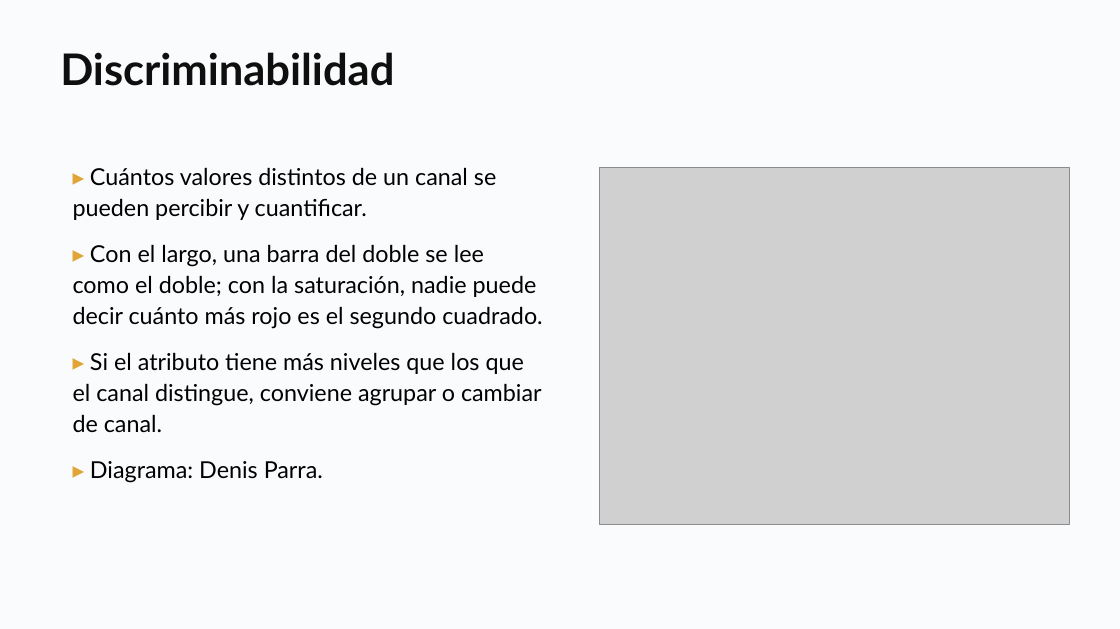
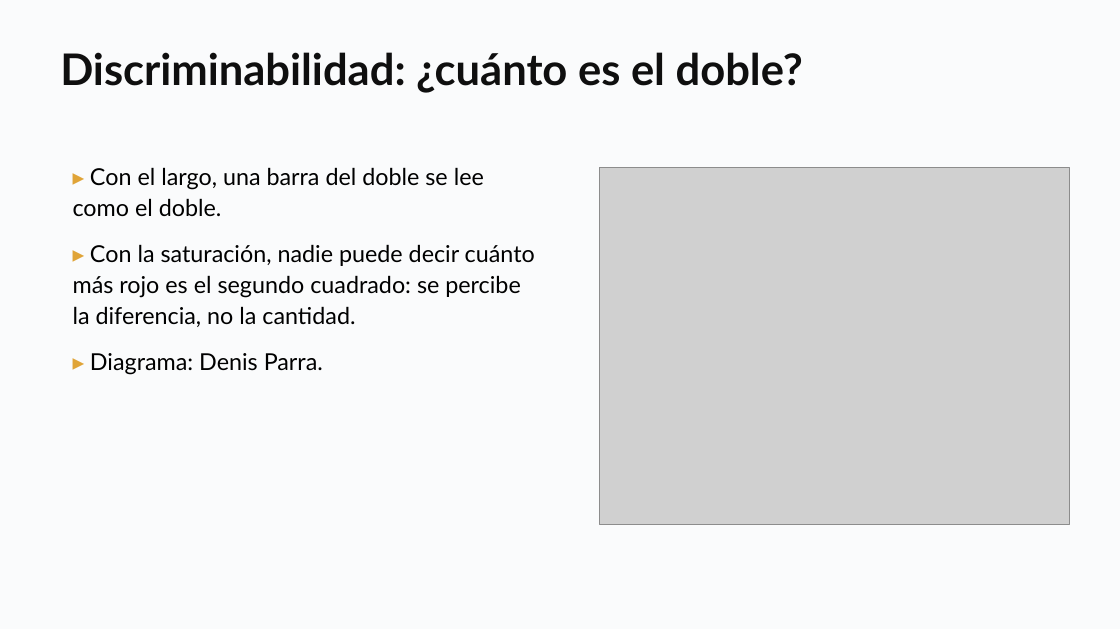
Before and after one commit to daniopitz/cienciadatos, a slide deck: slide 12 of presentaciones/clase03_visualizacion_eda.pptx (slide 11 before the commit). Drawn at 1120x629 pixels with LibreOffice and Linux fonts; fonts in the diff are those of the drawing; grey boxes stand for pictures. Boxes give left, top, right and bottom in pixels: in the first picture for what was removed or moved away, otherwise in the second. Text is boxed around its words. In the diff, an @@ line names an element or a change of style, - is before the commit and + after.

```diff
--- a/presentaciones/clase03_visualizacion_eda.pptx
+++ b/presentaciones/clase03_visualizacion_eda.pptx
@@ text at [60,52,803,93]: text changed @@
-Discriminabilidad
+Discriminabilidad: ¿cuánto es el doble?
@@ text at [73,167,535,327]: text changed @@
-▸ Cuántos valores distintos de un canal se pueden percibir y cuantificar.
-▸ Con el largo, una barra del doble se lee como el doble; con la saturación, nadie puede decir cuánto más rojo es el segundo cuadrado.
-▸ Si el atributo tiene más niveles que los que el canal distingue, conviene agrupar o cambiar de canal.
+▸ Con el largo, una barra del doble se lee como el doble.
+▸ Con la saturación, nadie puede decir cuánto más rojo es el segundo cuadrado: se percibe la diferencia, no la cantidad.
```
Also in this commit, not shown: 2 other slides changed, 5 slides added, 1 other file.
